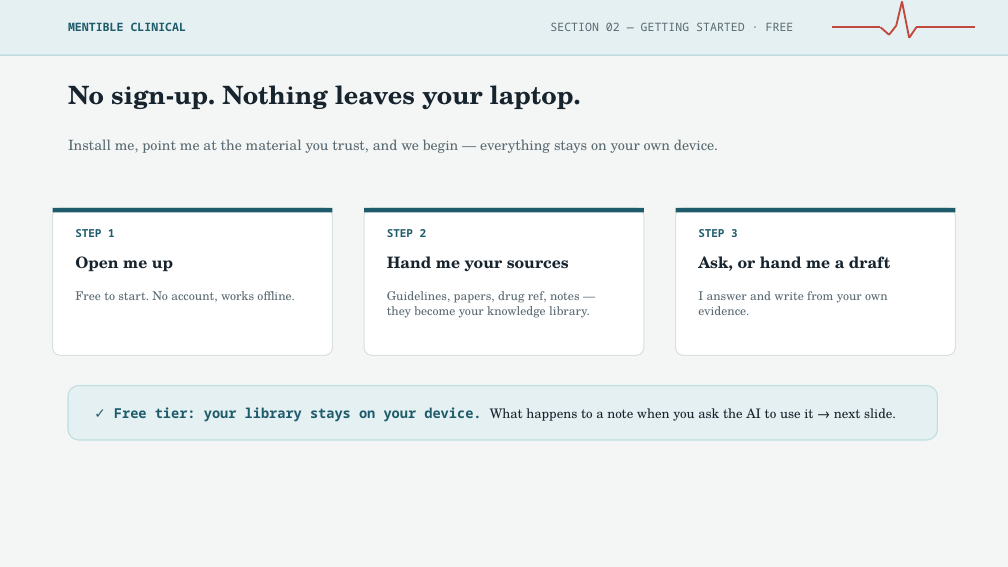
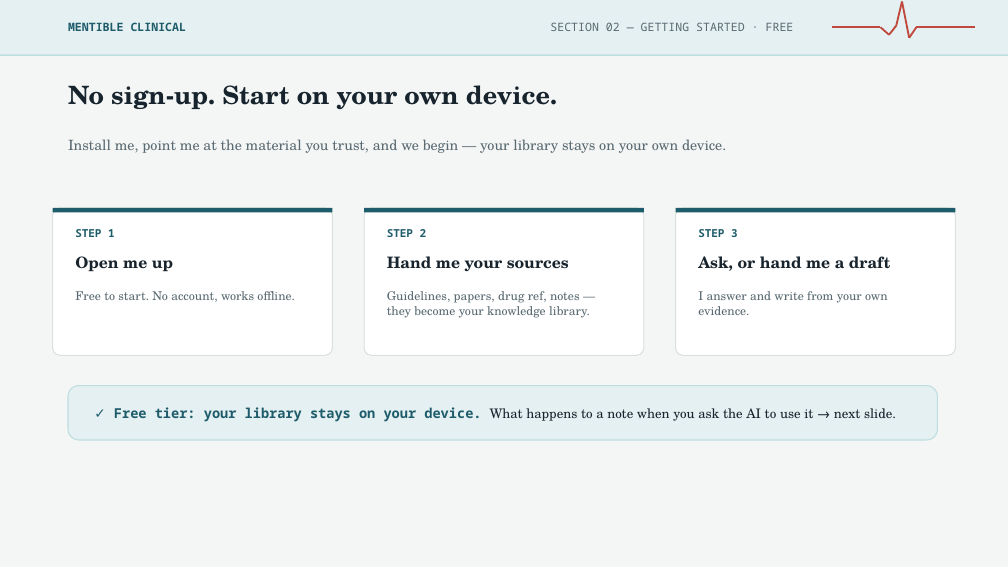
Before and after one commit to wegofwd2020-hub/Mentible, a slide deck: slide 3 of docs/adr-033-decks/mentible-for-physicians.pptx. Drawn at 1008x567 pixels with LibreOffice and Linux fonts; fonts in the diff are those of the drawing. Boxes give left, top, right and bottom in pixels: in the first picture for what was removed or moved away, otherwise in the second. Text is boxed around its words. In the diff, an @@ line names an element or a change of style, - is before the commit and + after.

```diff
--- a/docs/adr-033-decks/mentible-for-physicians.pptx
+++ b/docs/adr-033-decks/mentible-for-physicians.pptx
@@ text at box(68, 85, 557, 109): text changed @@
-No sign-up. Nothing leaves your laptop.
+No sign-up. Start on your own device.
@@ text at box(68, 139, 726, 153): text changed @@
-Install me, point me at the material you trust, and we begin — everything stays on your own device.
+Install me, point me at the material you trust, and we begin — your library stays on your own device.
```
Also in this commit, not shown: 10 other files.
